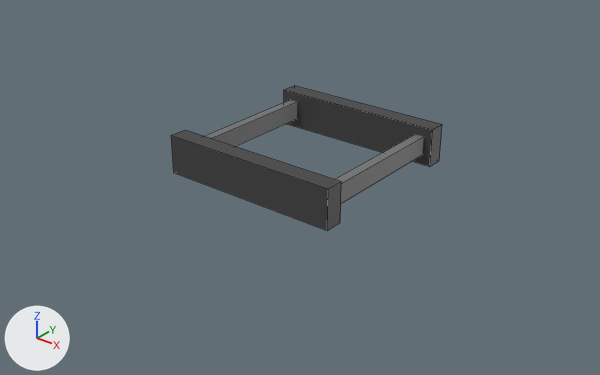
The FBX model Move-BaseTown-Game/Assets/Models/Raw Models/Frame.fbx: old version first, new version second.
One viewpoint serves both versions: a 50 mm lens placed at (4.94, -6.33, 3.43), pointed at (0.04, -0.2, -0.37). Arrows for +X, +Y and +Z are at lower left; the lights stay in place. Mesh edges are drawn as thin lines.
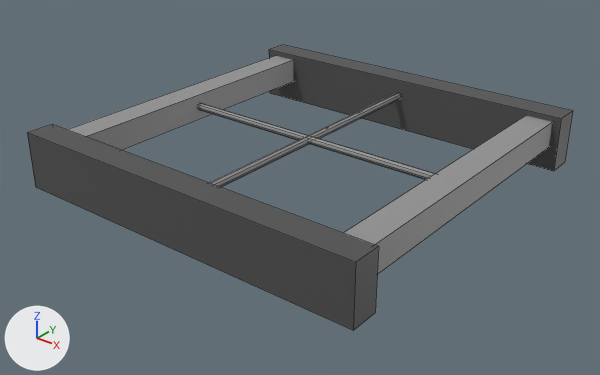
Scene script edits in JSON lines:
```json
{"op": "set", "path": "mat_material_001.base_color", "old": "(0.0522, 0.0522, 0.0522)", "new": "(0.296, 0.296, 0.296)", "note": "black #414141 -> grey #949494"}
{"op": "add", "block": "mat_material", "code": ["mat_material = principled_material('Material')", "mat_material.base_color = (0.08, 0.08, 0.08)  # dark grey #505050"]}
{"block": "me_cube_001", "where": "me_cube_001.from_pydata(...)  # 32 vertices, 24 faces; spans x -1.0..1.0, y -1.0..1.0, z -0.21..0.21"}
{"block": "me_cube_001", "where": "# used by ob_cube; location = (0.0, 0.0, 0.0)"}
{"block": "me_cube_001", "change": "me_cube_001 part 1: a new loose piece, a box spanning x -2.0..2.0, y -2.0..-1.7, z -0.3..0.3, in mat_material (dark grey #505050)"}
{"block": "me_cube_001", "change": "me_cube_001 part 2: a new loose piece, a box spanning x -2.0..2.0, y 1.7..2.0, z -0.3..0.3, in mat_material (dark grey #505050)"}
{"block": "me_cube_001", "change": "me_cube_001 part 3: a new loose piece, a box spanning x 1.61..1.91, y -1.88..1.87, z -0.05..0.24, in mat_material_001 (grey #949494)"}
{"block": "me_cube_001", "change": "me_cube_001 part 4: a new loose piece, a box spanning x -1.89..-1.59, y -1.88..1.87, z -0.05..0.24, in mat_material_001 (grey #949494)"}
{"block": "me_cube_001", "change": "me_cube_001 part 5: a new loose piece, an 8-sided cylinder along x spanning x -1.789..1.789, y -0.042..0.042, z 0.058..0.142, in mat_material_001 (grey #949494)"}
{"block": "me_cube_001", "change": "me_cube_001 part 6: a new loose piece, an 8-sided cylinder along y spanning x -0.042..0.042, y -1.789..1.789, z 0.058..0.142, in mat_material_001 (grey #949494)"}
{"block": "me_cube_001", "change": "me_cube_001 part 7: the loose piece of 8 vertices spanning x -1.0..1.0, y -1.0..-0.8, z -0.21..0.21 is deleted"}
{"block": "me_cube_001", "change": "me_cube_001 part 8: the loose piece of 8 vertices spanning x -1.0..1.0, y 0.8..1.0, z -0.21..0.21 is deleted"}
{"block": "me_cube_001", "change": "me_cube_001 part 9: the loose piece of 8 vertices spanning x -0.9..-0.8, y -0.9..0.9, z -0.11..0.11 is deleted"}
{"block": "me_cube_001", "change": "me_cube_001 part 10: the loose piece of 8 vertices spanning x 0.8..0.9, y -0.9..0.9, z -0.11..0.11 is deleted"}
{"op": "remove", "block": "me_cube_001", "code": "me_cube_001.materials.append(mat_material_002)  # grey #747474"}
{"op": "add", "block": "me_cube_001", "code": "me_cube_001.materials.append(mat_material)  # dark grey #505050"}
```

Boxes (x1, y1, x2, y2) around the edits, measured in the pictures (600 x 375 px):
```json
{"object": "Cube", "change": "recoloured, reshaped", "before": [171, 85, 442, 231], "after": [27, 45, 573, 330], "on screen": "101% wider, 95% taller"}
{"part": 1, "of": "me_cube_001", "change": "added", "after": [27, 124, 379, 330]}
{"part": 2, "of": "me_cube_001", "change": "added", "after": [269, 45, 573, 171], "on screen": "black"}
{"part": 3, "of": "me_cube_001", "change": "added", "after": [344, 116, 552, 274]}
{"part": 4, "of": "me_cube_001", "change": "added", "after": [67, 56, 293, 150]}
{"part": 5, "of": "me_cube_001", "change": "added", "after": [197, 103, 435, 179]}
{"part": 6, "of": "me_cube_001", "change": "added", "after": [210, 93, 400, 187]}
{"part": 7, "of": "me_cube_001", "change": "deleted", "before": [171, 130, 341, 231], "on screen": "black"}
{"part": 8, "of": "me_cube_001", "change": "deleted", "before": [284, 85, 442, 166], "on screen": "black"}
{"part": 9, "of": "me_cube_001", "change": "deleted", "before": [206, 100, 297, 146]}
{"part": 10, "of": "me_cube_001", "change": "deleted", "before": [336, 135, 424, 204]}
```
